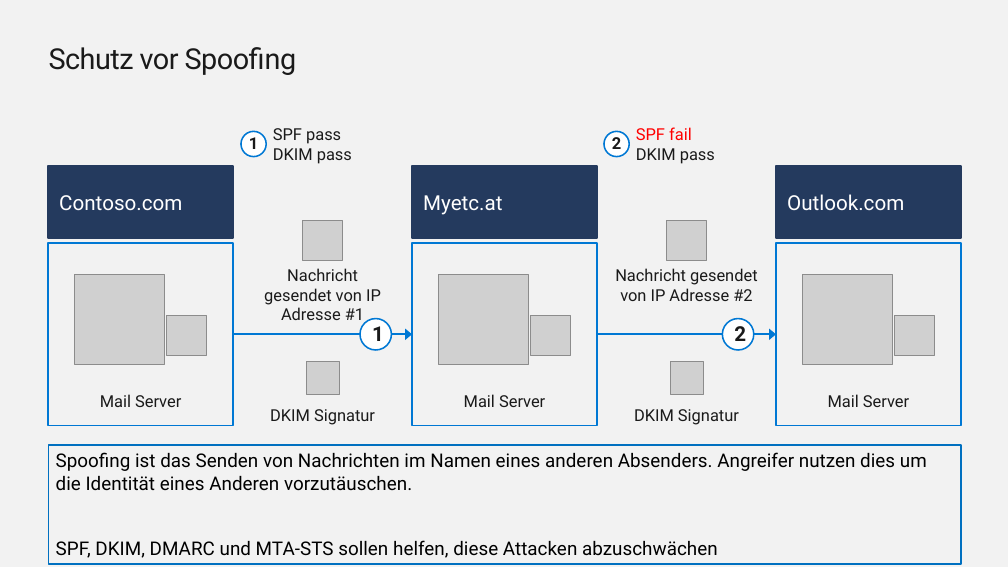
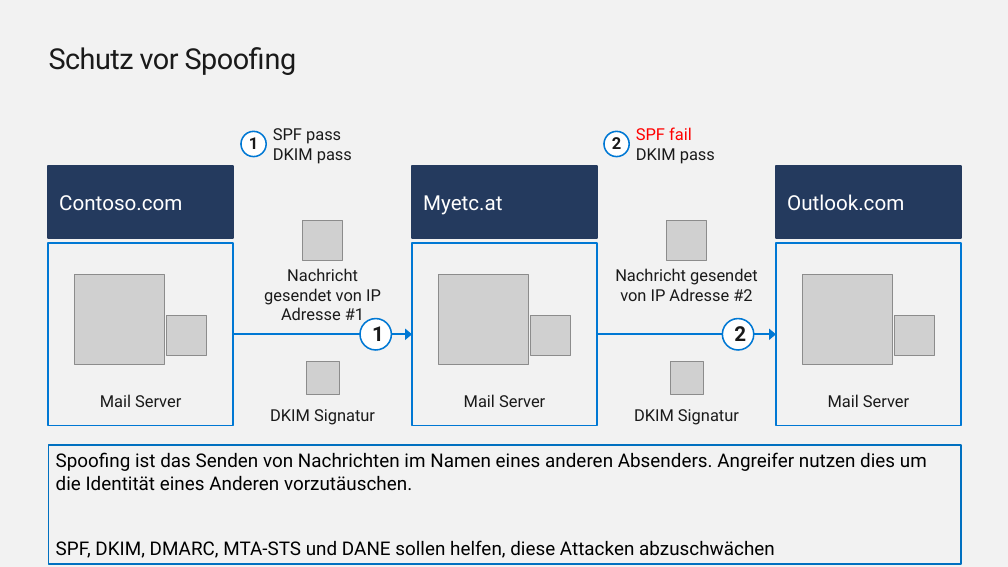
Before and after one commit to EnterpriseTrainingCenter/ExchangeServer, a slide deck: slide 18 of SMEXOP/SMEXOP_V1.0.pptx. Drawn at 1008x567 pixels with LibreOffice and Linux fonts; fonts in the diff are those of the drawing; grey boxes stand for pictures; background and template pictures are left out. Boxes give left, top, right and bottom in pixels: in the first picture for what was removed or moved away, otherwise in the second. Text is boxed around its words. In the diff, an @@ line names an element or a change of style, - is before the commit and + after.

Commit message:
Updates to slide deck

```diff
--- a/SMEXOP/SMEXOP_V1.0.pptx
+++ b/SMEXOP/SMEXOP_V1.0.pptx
@@ text in rectangle at [56, 452, 927, 558]: text changed @@
-Spoofing ist das Senden von Nachrichten im Namen eines anderen Absenders. Angreifer nutzen dies um die Identität eines Anderen vorzutäuschen.
-SPF, DKIM, DMARC und MTA-STS sollen helfen, diese Attacken abzuschwächen
+Spoofing ist das Senden von Nachrichten im Namen eines anderen Absenders. Angreifer nutzen dies um die Identität eines Anderen vorzutäuschen.
+SPF, DKIM, DMARC, MTA-STS und DANE sollen helfen, diese Attacken abzuschwächen
```
Also in this commit, not shown: 7 other slides changed, 4 slides removed.
